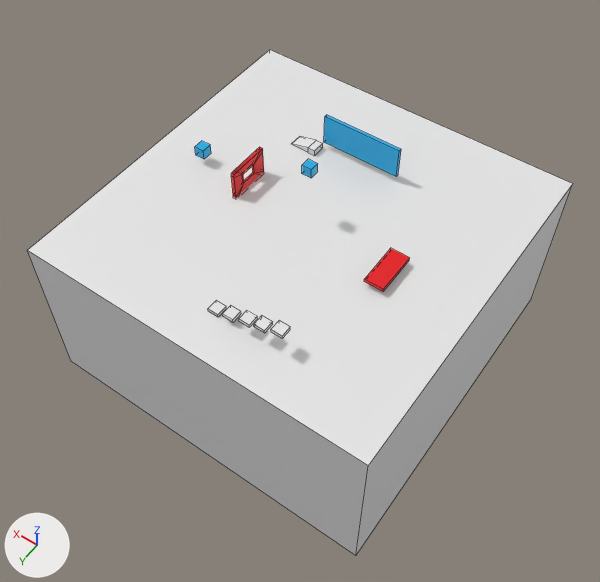
What one commit did to the FBX model Assets/SpyRunners/Models/SandboxLevel.fbx.
Before and after are seen from a 50 mm camera at (-166.0, 241.0, 312.0) aimed at (-6.0, 17.0, -41.0). The lights are fixed; the arrows at lower left show +X, +Y and +Z. Mesh edges are drawn as thin lines. Where no turn or scale is listed for an object, it has been applied to the vertices.

The first picture shows 'Floor', 'Grapple  Through Point', 'Jump Platforms', 'Slide Test', 'Wall Run'.
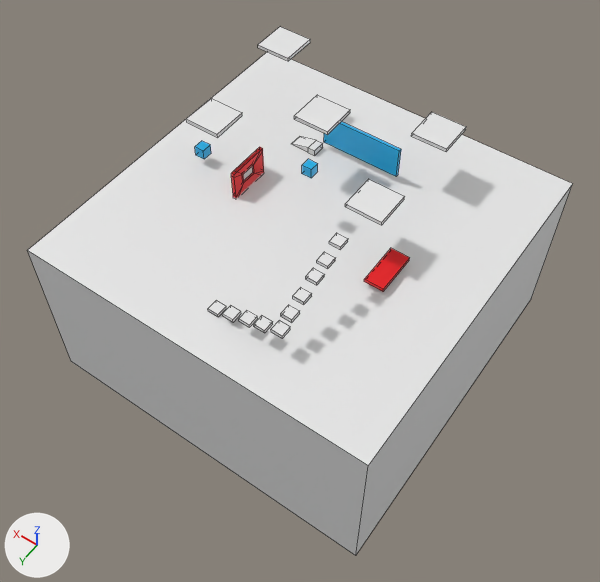
Commit message: Updated Sandbox level
Added more platforms

The change, as JSON lines over the scene's bpy script:
```json
{"block": "me_cube_002", "where": "me_cube_002.from_pydata(...)  # 40 vertices, 30 faces; spans x -39.9..3.0, y -3.0..3.0, z -1.0..14.6"}
{"block": "me_cube_002", "where": "# used by ob_jump_platforms; location = (0.0, 74.4, 1.3)"}
{"block": "me_cube_002", "change": "me_cube_002 part 1: a new loose piece, a box spanning x -39.9..-33.9, y -10.4..-4.4, z 16.2..18.2, in mat_floor (white #e7e7e7)"}
{"block": "me_cube_002", "change": "me_cube_002 part 2: a new loose piece, a box spanning x -39.9..-33.9, y -29.1..-23.1, z 23.1..25.1, in mat_floor (white #e7e7e7)"}
{"block": "me_cube_002", "change": "me_cube_002 part 3: a new loose piece, a box spanning x -39.9..-33.9, y -47.3..-41.3, z 29.8..31.8, in mat_floor (white #e7e7e7)"}
{"block": "me_cube_002", "change": "me_cube_002 part 4: a new loose piece, a box spanning x -39.9..-33.9, y -19.4..-13.4, z 19.3..21.3, in mat_floor (white #e7e7e7)"}
{"block": "me_cube_002", "change": "me_cube_002 part 5: a new loose piece, a box spanning x -39.9..-33.9, y -37.7..-31.7, z 26.0..28.0, in mat_floor (white #e7e7e7)"}
{"block": "me_cube_002", "change": "me_cube_002 part 6: a new loose piece, a box spanning x -46.9..-26.9, y -84.6..-64.7, z 29.8..31.8, in mat_floor (white #e7e7e7)"}
{"block": "me_cube_002", "change": "me_cube_002 part 7: a new loose piece, a box spanning x -46.9..-26.9, y -144.4..-124.5, z 29.8..31.8, in mat_floor (white #e7e7e7)"}
{"block": "me_cube_002", "change": "me_cube_002 part 8: a new loose piece, a box spanning x 49.0..69.0, y -144.4..-124.5, z 42.0..44.0, in mat_floor (white #e7e7e7)"}
{"block": "me_cube_002", "change": "me_cube_002 part 9: a new loose piece, a box spanning x 49.0..69.0, y -84.8..-64.8, z 32.7..34.7, in mat_floor (white #e7e7e7)"}
{"block": "me_cube_002", "change": "me_cube_002 part 10: a new loose piece, a box spanning x 2.6..22.5, y -112.8..-92.9, z 38.1..40.1, in mat_floor (white #e7e7e7)"}
```

Changed parts and their boxes (x1, y1, x2, y2) in the pictures (600 x 582 px):
```json
{"object": "Jump Platforms", "change": "reshaped", "before": [208, 301, 290, 338], "after": [186, 27, 466, 338], "on screen": "239% wider, 721% taller"}
{"part": 1, "of": "me_cube_002", "change": "added", "after": [281, 305, 300, 322]}
{"part": 2, "of": "me_cube_002", "change": "added", "after": [306, 268, 324, 285]}
{"part": 3, "of": "me_cube_002", "change": "added", "after": [329, 233, 348, 250]}
{"part": 4, "of": "me_cube_002", "change": "added", "after": [293, 287, 312, 305]}
{"part": 5, "of": "me_cube_002", "change": "added", "after": [317, 252, 336, 269]}
{"part": 6, "of": "me_cube_002", "change": "added", "after": [345, 179, 405, 225]}
{"part": 7, "of": "me_cube_002", "change": "added", "after": [411, 112, 466, 152]}
{"part": 8, "of": "me_cube_002", "change": "added", "after": [258, 27, 310, 61]}
{"part": 9, "of": "me_cube_002", "change": "added", "after": [186, 98, 242, 138]}
{"part": 10, "of": "me_cube_002", "change": "added", "after": [294, 95, 350, 135]}
```
